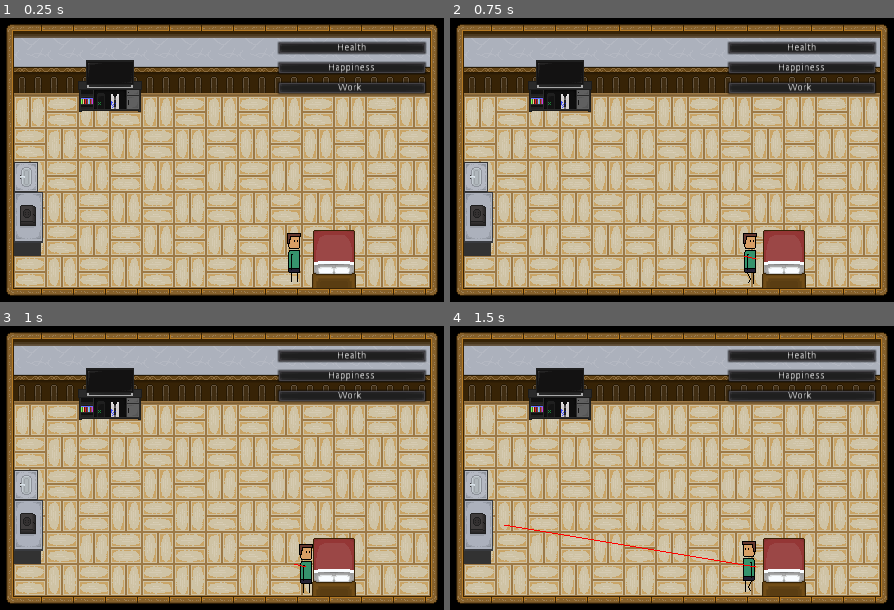
Above: before the commit, frames 1-4 (two rows, left to right).
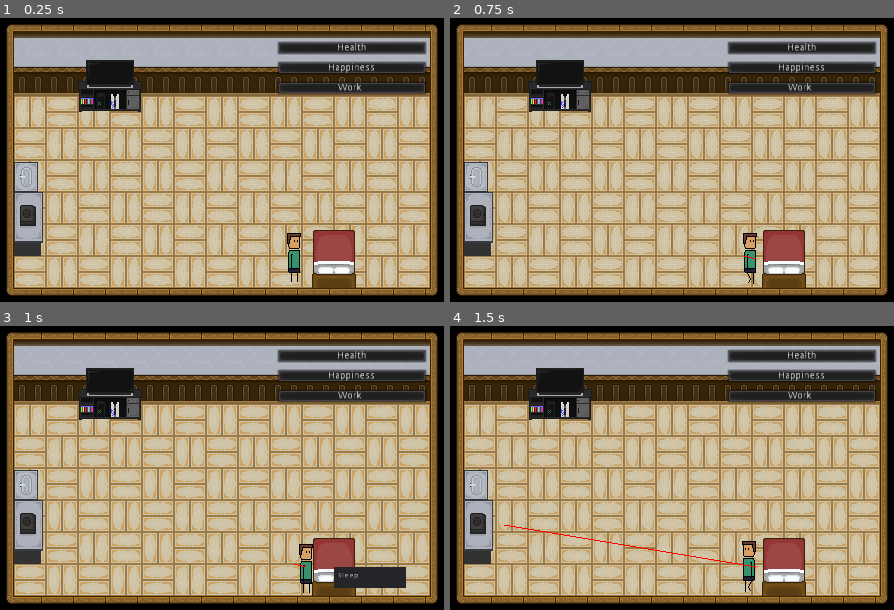
Above: after the commit, the same moments.

Repository: sun-wise-man/work-from-home
Game: Godot game, scene res://scenes/main.tscn
Two runs of this game, one before a commit and one after it. Both use one fixed random seed, a clock stepped at 60 frames per second and the inputs below.
Inputs (mouse positions are in pixels of both pictures, inside the frame that each line leads up to):
- Up to frame 1 (0.25 s): no input
- Up to frame 2 (0.75 s): tap Enter at 0.5 s; move the mouse to (783, 259) at 0.52 s; click (783, 259) at 0.67 s
- Up to frame 3 (1 s): no input
- Up to frame 4 (1.5 s): tap Space at 1.25 s; move the mouse to (476, 524) at 1.27 s; click (476, 524) at 1.42 s

Frames 1-2 are identical in both runs. In frame 3, 1.2% of the frame differs, in the area x 75-92%, y 84-93%; in frame 4, nothing differs.

Commit message:
Add tooltip

Diff:
--- a/scenes/Activity.gd
+++ b/scenes/Activity.gd
@@ -3,11 +3,12 @@
 export (String) var activity_type
 export (String) var activity_name
 export (int) var activity_gain
+export (String) var activity_desc
 
 
 func _on_Area2D_mouse_entered():
-	get_parent().get_activity_hover(activity_type, activity_name, activity_gain)
+	get_parent().get_activity_hover(activity_type, activity_name, activity_gain, activity_desc, true)
 
 
 func _on_Area2D_mouse_exited():
-	get_parent().get_activity_hover("null", "null", 0)
+	get_parent().get_activity_hover("null", "null", 0, "null", false)
--- a/scenes/Main.gd
+++ b/scenes/Main.gd
@@ -39,6 +39,9 @@
 func _ready():
 	time_coroutine = time_moving()
 
+func _process(delta):
+	$Tooltip.rect_position = get_viewport().get_mouse_position()
+
 func pause_game():
 	is_pause = true
 
@@ -53,10 +56,15 @@
 		yield(get_tree().create_timer(seconds_per_hour), "timeout")
 		emit_signal("hour_pass")
 
-func get_activity_hover(activity_type, activity_name, gain):
+func get_activity_hover(activity_type, activity_name, gain, activity_desc, enter):
 	activity_hover = activity_type
 	activity_name_hover = activity_name
 	activity_gain_hover = gain
+	if enter:
+		$Tooltip/Label.text = activity_desc
+		$Tooltip.visible = true
+	else:
+		$Tooltip.visible = false
 
 
 func _on_Player_path_done():
--- a/scenes/main.tscn
+++ b/scenes/main.tscn
@@ -671,7 +671,6 @@
 
 [node name="World" type="Node2D"]
 script = ExtResource( 10 )
-seconds_per_hour = 10.0
 
 [node name="Player" type="KinematicBody2D" parent="."]
 position = Vector2( 312, 256 )
@@ -785,6 +784,7 @@
 activity_type = "Health"
 activity_name = "Bed"
 activity_gain = 4
+activity_desc = "Sleep"
 
 [node name="Area2D" type="Area2D" parent="Bed"]
 
@@ -799,6 +799,7 @@
 activity_type = "Health"
 activity_name = "Stove"
 activity_gain = 4
+activity_desc = "Make a meal"
 
 [node name="Area2D" type="Area2D" parent="Stove"]
 
@@ -814,6 +815,7 @@
 activity_type = "Happiness"
 activity_name = "Console"
 activity_gain = 4
+activity_desc = "Play a game"
 
 [node name="Area2D" type="Area2D" parent="Console"]
 
@@ -908,10 +910,29 @@
 margin_bottom = 25.1659
 rect_scale = Vector2( 0.216527, 0.928298 )
 text = "Event Occured"
-[connection signal="hour_pass" from="." to="." method="_on_World_hour_pass"]
+
+[node name="Tooltip" type="Panel" parent="."]
+visible = false
+margin_left = 36.187
+margin_top = 239.408
+margin_right = 76.187
+margin_bottom = 279.408
+rect_scale = Vector2( 1.8, 0.519998 )
+__meta__ = {
+"_edit_use_anchors_": false
+}
+
+[node name="Label" type="Label" parent="Tooltip"]
+margin_left = 2.28908
+margin_top = 10.8051
+margin_right = 51.2891
+margin_bottom = 24.8051
+rect_scale = Vector2( 0.333333, 0.846158 )
+text = "tooltips"
 [connection signal="hour_pass" from="." to="HealthBar" method="_on_World_hour_pass"]
 [connection signal="hour_pass" from="." to="HappinessBar" method="_on_World_hour_pass"]
 [connection signal="hour_pass" from="." to="WorkBar" method="_on_World_hour_pass"]
+[connection signal="hour_pass" from="." to="." method="_on_World_hour_pass"]
 [connection signal="path_done" from="Player" to="." method="_on_Player_path_done"]
 [connection signal="mouse_entered" from="Bed/Area2D" to="Bed" method="_on_Area2D_mouse_entered"]
 [connection signal="mouse_exited" from="Bed/Area2D" to="Bed" method="_on_Area2D_mouse_exited"]
